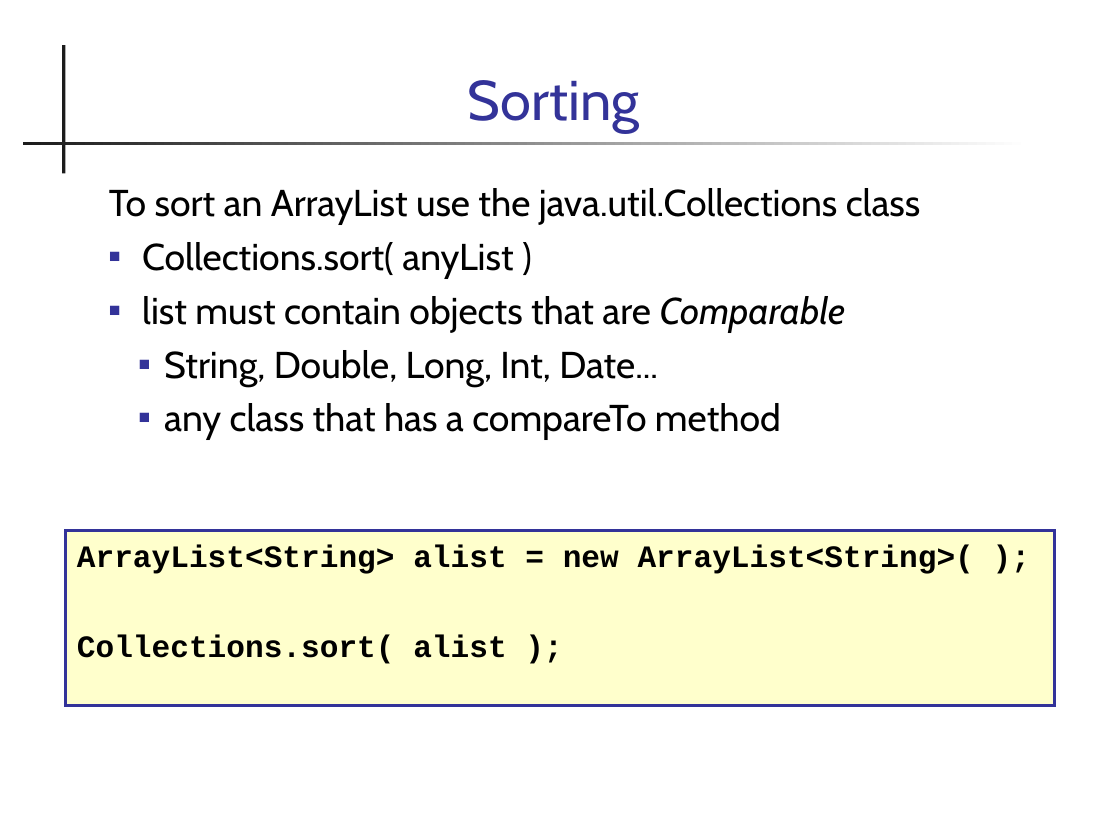
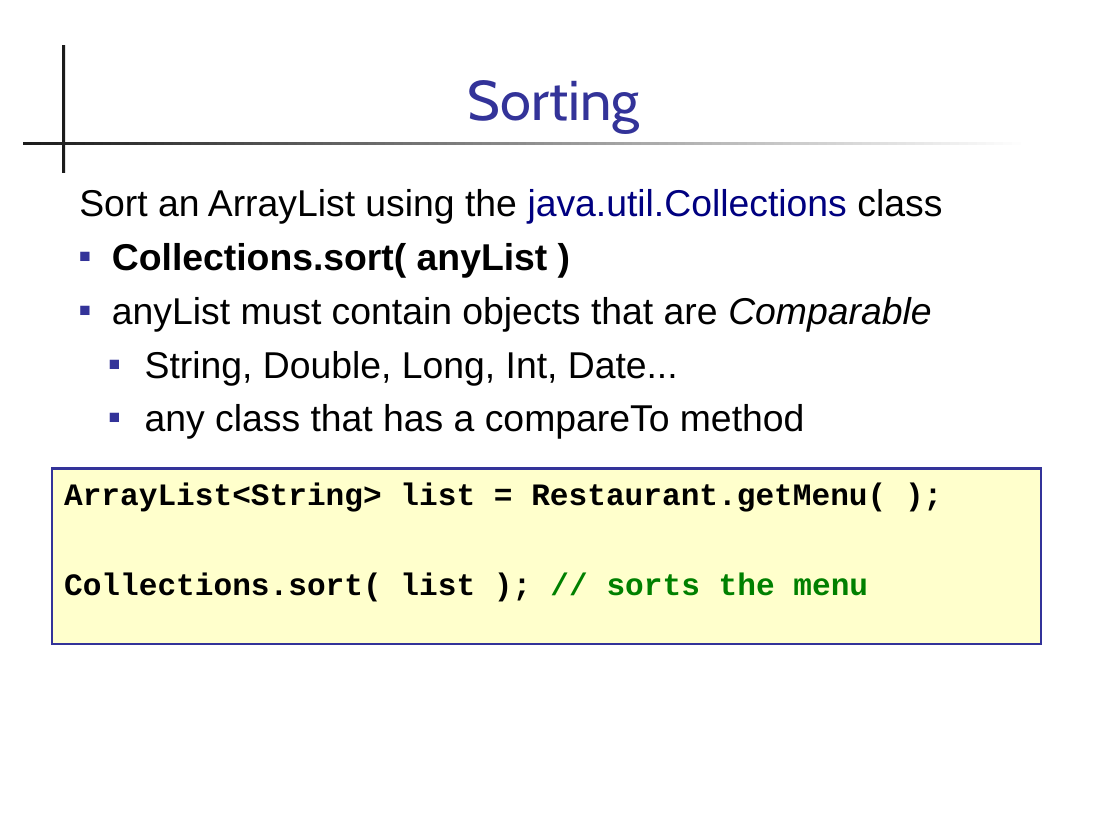
Before and after one commit to cpske/programming1, a slide deck: slide 14 of java-basics/20-ArrayList.ppt (slide 8 before the commit). Drawn at 1120x840 pixels with LibreOffice and Linux fonts; fonts in the diff are those of the drawing. Boxes give left, top, right and bottom in pixels: in the first picture for what was removed or moved away, otherwise in the second. Text is boxed around its words. In the diff, an @@ line names an element or a change of style, - is before the commit and + after.

Commit message:
update ArrayList slides

```diff
--- a/java-basics/20-ArrayList.ppt
+++ b/java-basics/20-ArrayList.ppt
@@ text "Sort an ArrayList using the ...": place and size @@
-text "Sort an ArrayList using the ..." at (109,188,921,440)
+text "Sort an ArrayList using the ..." at (79,189,942,439)
@@ text at (79,189,942,224): text changed; font Cabin to Arial @@
-To sort an ArrayList use the java.util.Collections class
+Sort an ArrayList using the java.util.Collections class
@@ text at (112,243,805,439): font Cabin to Arial in "Collections.sort( anyList )", "String, Double, Long, Int, Date...", "any class that has a compareTo method"; bold on in "Collections.sort( anyList )" @@
@@ text at (112,297,931,332): text changed; font Cabin to Arial @@
-▪ list must contain objects that are Comparable
+▪ anyList must contain objects that are Comparable
@@ text "ArrayList<String> list = Restaurant.getMenu( );": place and size @@
-text "ArrayList<String> list = Restaurant.getMenu( );" at (65,531,1054,706)
+text "ArrayList<String> list = Restaurant.getMenu( );" at (53,468,1042,643)
@@ text at (64,483,886,602): text changed @@
-ArrayList<String> alist = new ArrayList<String>( );
-Collections.sort( alist );
+ArrayList<String> list = Restaurant.getMenu( );
+Collections.sort( list ); // sorts the menu
```
Also in this commit, not shown: 5 other slides changed, 8 slides added, 1 slide removed, 2 other files.
